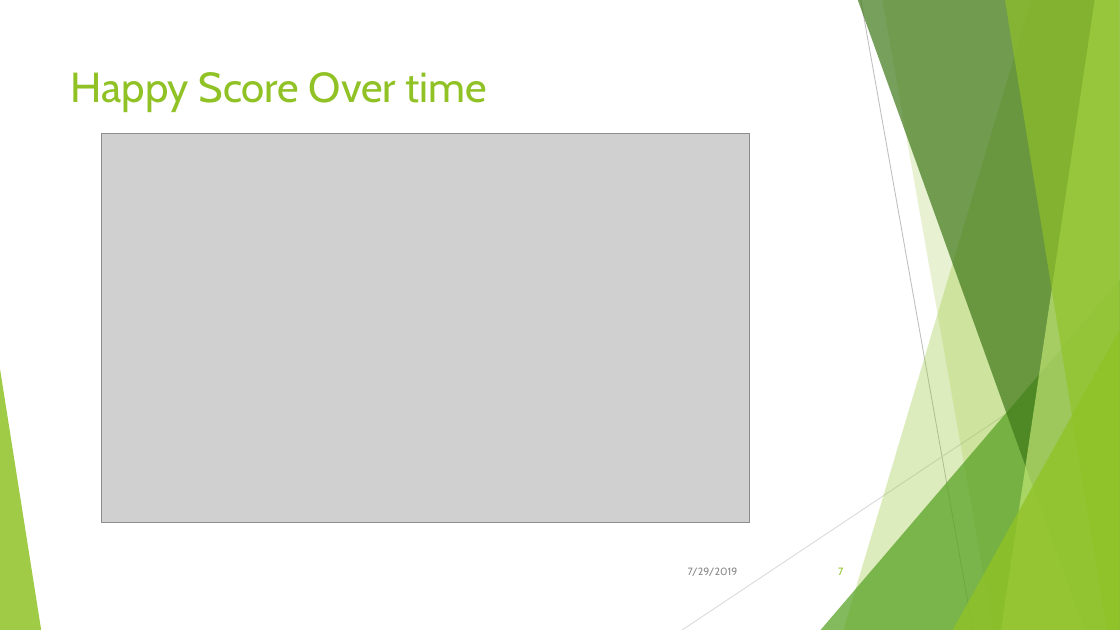
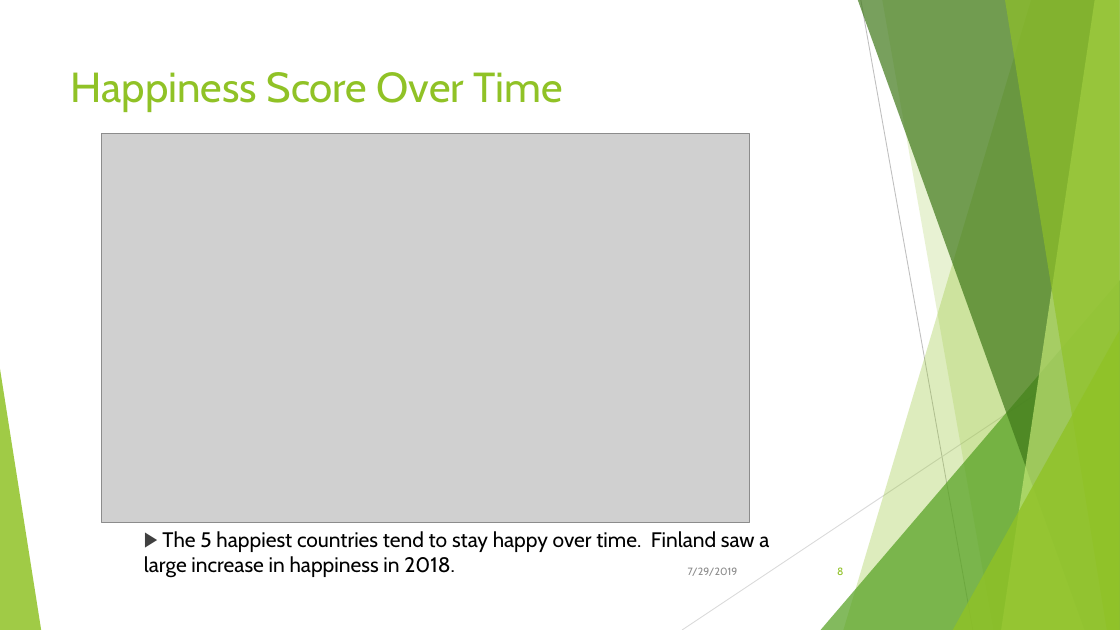
Before and after one commit to Kika000/Project-1, a slide deck: slide 8 of What Makes the World Happy.pptx (slide 7 before the commit). Drawn at 1120x630 pixels with LibreOffice and Linux fonts; fonts in the diff are those of the drawing; grey boxes stand for pictures. Boxes give left, top, right and bottom in pixels: in the first picture for what was removed or moved away, otherwise in the second. Text is boxed around its words. In the diff, an @@ line names an element or a change of style, - is before the commit and + after.

```diff
--- a/What Makes the World Happy.pptx
+++ b/What Makes the World Happy.pptx
@@ title at (71, 72, 563, 112): text changed @@
-Happy Score Over time
+Happiness Score Over Time
@@ text added at (144, 531, 769, 578), 18 pt, text #000000 @@
+▶ The 5 happiest countries tend to stay happy over time. Finland saw a large increase in happiness in 2018.
@@ page number at (837, 567, 843, 575): text changed @@
-7
+8
```
Also in this commit, not shown: 9 other slides changed, 1 slide added.
